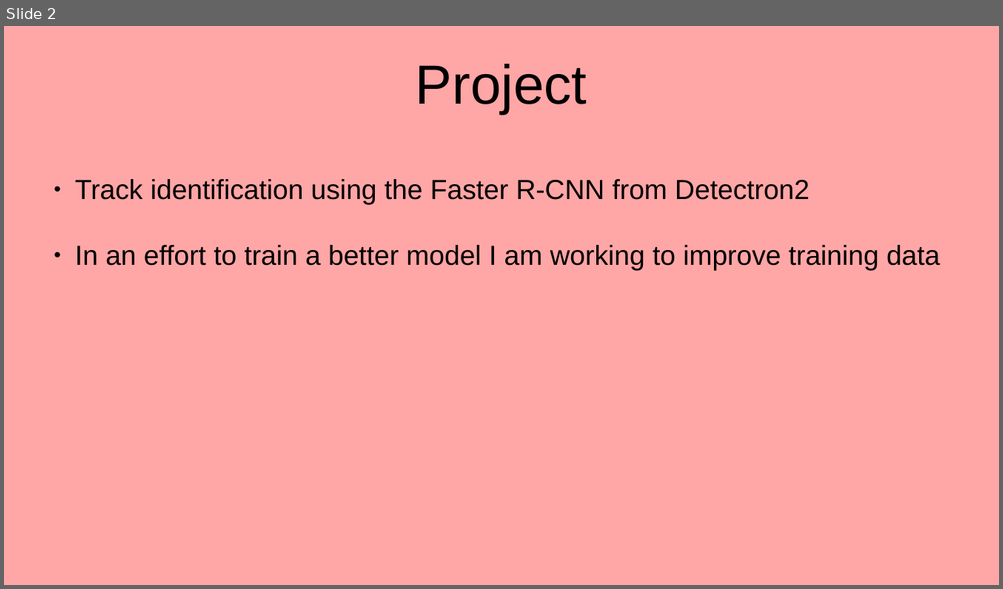
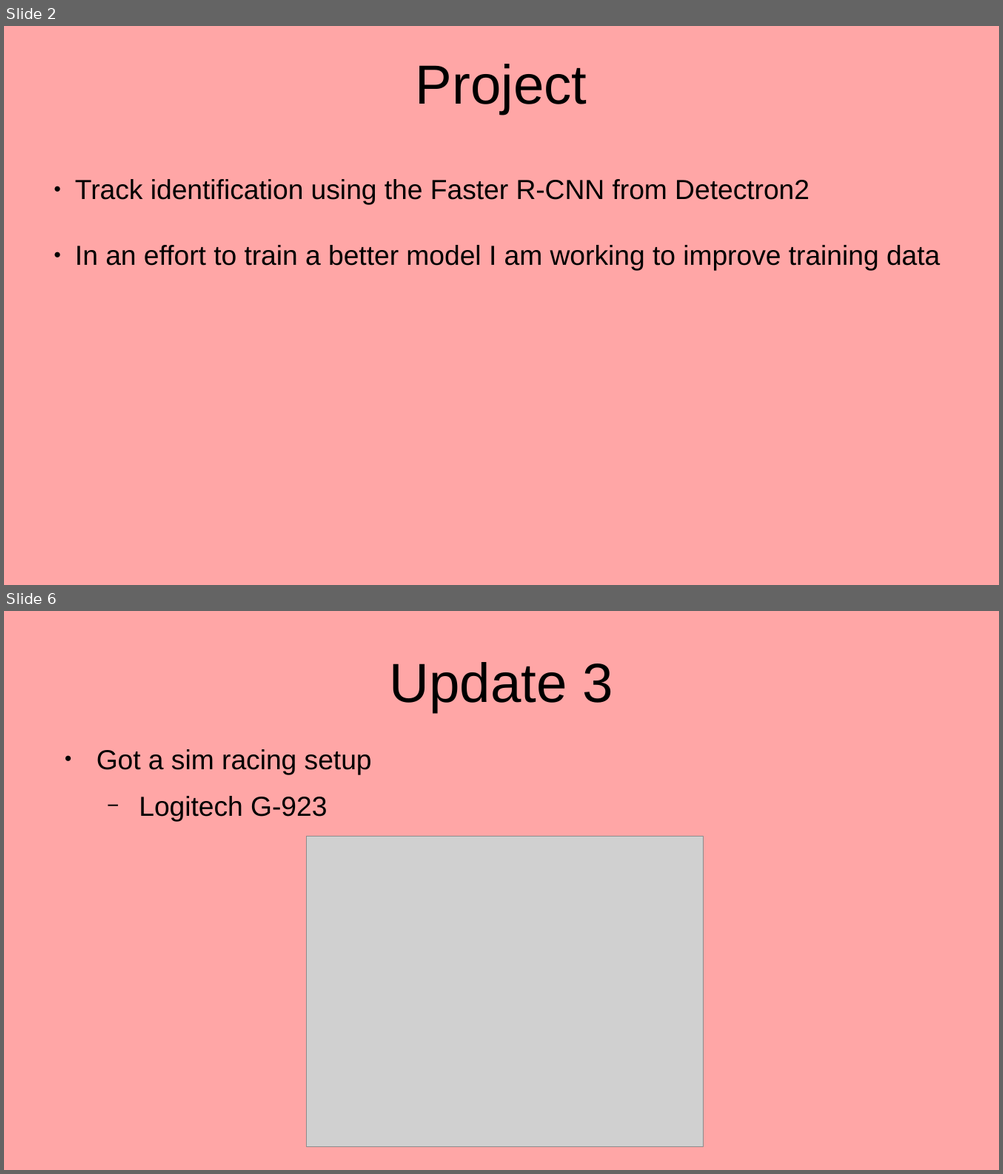
Before and after one commit to coldmayo/MMBCReco, a slide deck: docs/weeklySlides.odp. Shown one above the other, each under a label of ours: slide 2 before the commit, slides 2 and 6 after it; the slides between them are not shown. The pictures are 1003x589 and 1003x1174 pixels, drawn with LibreOffice and Linux fonts; fonts in the diff are those of the drawing; grey boxes stand for pictures. Boxes give left, top, right and bottom in pixels: in the first picture for what was removed or moved away, otherwise in the second. Text is boxed around its words. In the diff, an @@ line names an element or a change of style, - is before the commit and + after.

```diff
--- a/docs/weeklySlides.odp
+++ b/docs/weeklySlides.odp
@@ slide 6 added at box(4, 611, 999, 1170), background #FFA6A6 @@
@@ title added at box(390, 662, 612, 712), 44 pt, text #000000 @@
+Update 3
@@ text added at box(96, 749, 372, 822), 22 pt, text #000000 @@
+● Got a sim racing setup
+  − Logitech G-923
@@ picture added at box(307, 837, 703, 1147) @@
```
Also in this commit, not shown: 1 slide changed, 2 other slides added, 4 slides removed, 1 other file.
